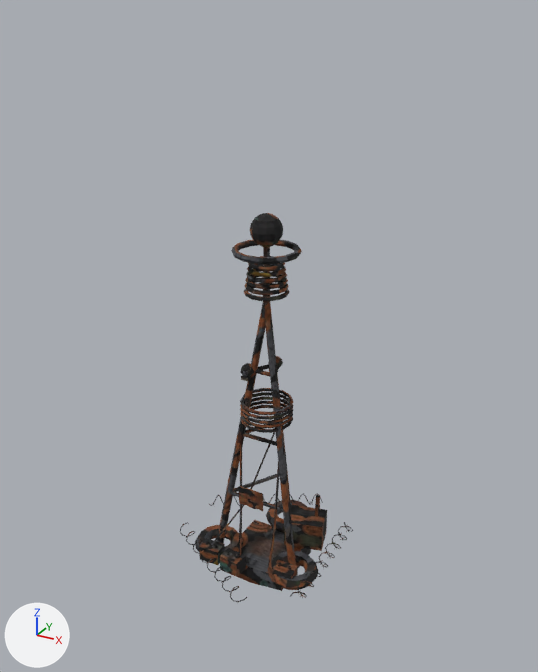
Two versions of the glTF model assets/models/blender/tesla.glb, one commit apart.
Camera for both pictures: a 50 mm lens placed at (4.57, -8.25, 8.03), pointed at (0.05, -0.03, 3.92). Every picture has the same lights, and +X, +Y and +Z are marked at lower left. The picture after the commit comes second. Vertices at exactly the same position are counted once.

Objects in the first picture: 'Lv1', 'Lv2', 'Lv3'.
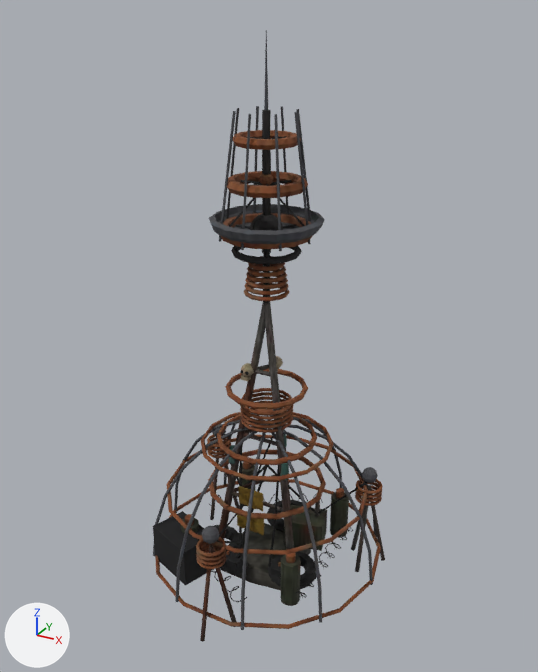
Location of each change, [x1, y1, x2, y2] in pixels of the pictures (538 x 672 px):
'Lv5b', added: after [153, 409, 381, 630]
'Lv5a', added: after [196, 106, 385, 642]
'Lv4b', added: after [208, 174, 326, 535]
'Lv4a', added: after [221, 30, 312, 480]
part 1 of me_pad, surface changed: before [199, 213, 327, 591]; after [218, 214, 327, 591]

The edits, one by one:
me_pad has 1494 vertices, 2868 faces and spans x -0.77..0.8, y -0.83..0.81, z 0.0..5.62.
me_pad is used by ob_lv1; location (0.0, 0.0, 0.0).
me_pad part 1: 2862 kept faces spanning x -0.77..0.8, y -0.83..0.81, z 0.0..5.62 get new texture (UV) coordinates.
Mesh me_dome_bar is new.
It has 754 vertices, 1432 faces and spans x -1.78..1.78, y -1.74..1.74, z 0.3..2.52.
It uses material mat_tesla (picture img_tesla_col).
Mesh me_sub_leg is new.
It has 1372 vertices, 2652 faces and spans x -1.64..1.64, y -1.88..0.97, z -0.01..6.9.
It uses material mat_tesla (picture img_tesla_col).
Mesh me_dish is new.
It has 580 vertices, 1132 faces and spans x -0.89..0.89, y -0.87..0.87, z 0.95..6.15.
It uses material mat_tesla (picture img_tesla_col).
Mesh me_ext_mast is new.
It has 512 vertices, 932 faces and spans x -0.64..0.64, y -0.62..0.62, z 1.88..7.8.
It uses material mat_tesla (picture img_tesla_col).
Object 'Lv5b' (ob_lv5b) is new; it shows me_dome_bar.
Its location is (0.0, 0.0, 0.0).
Object 'Lv5a' (ob_lv5a) is new; it shows me_sub_leg.
Its location is (0.0, 0.0, 0.0).
Object 'Lv4b' (ob_lv4b) is new; it shows me_dish.
Its location is (0.0, 0.0, 0.0).
Object 'Lv4a' (ob_lv4a) is new; it shows me_ext_mast.
Its location is (0.0, 0.0, 0.0).
